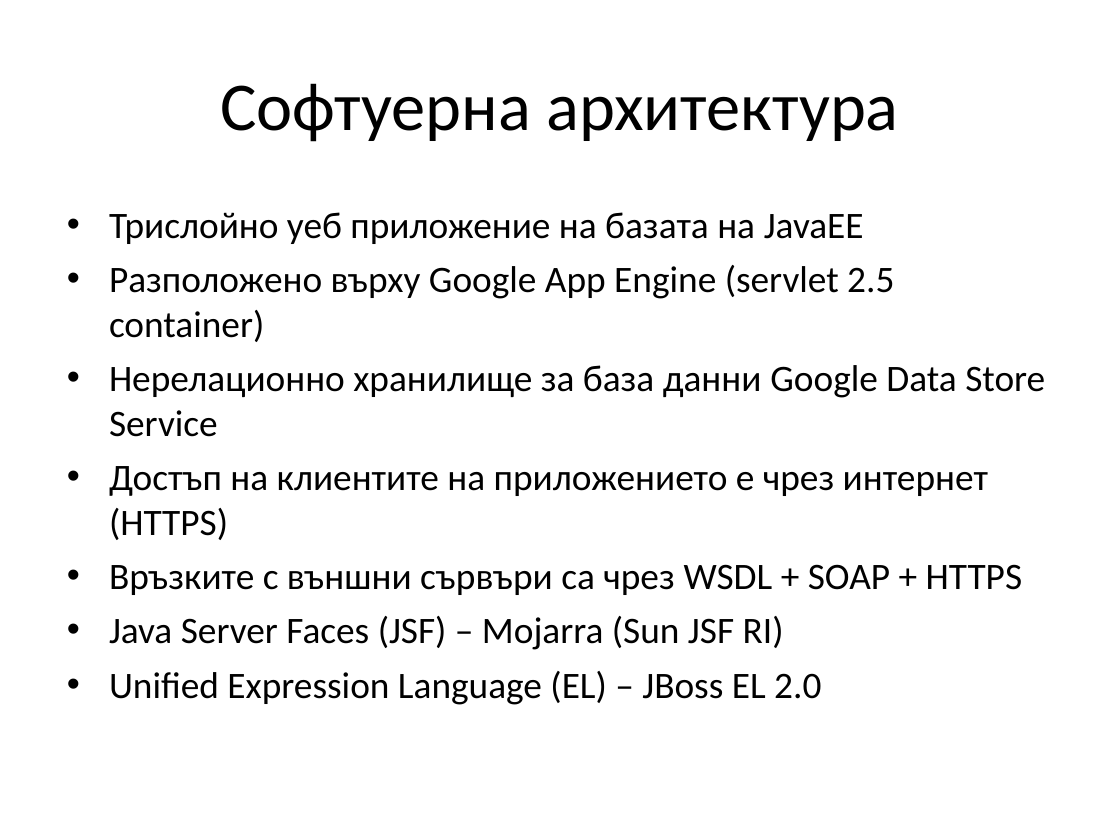
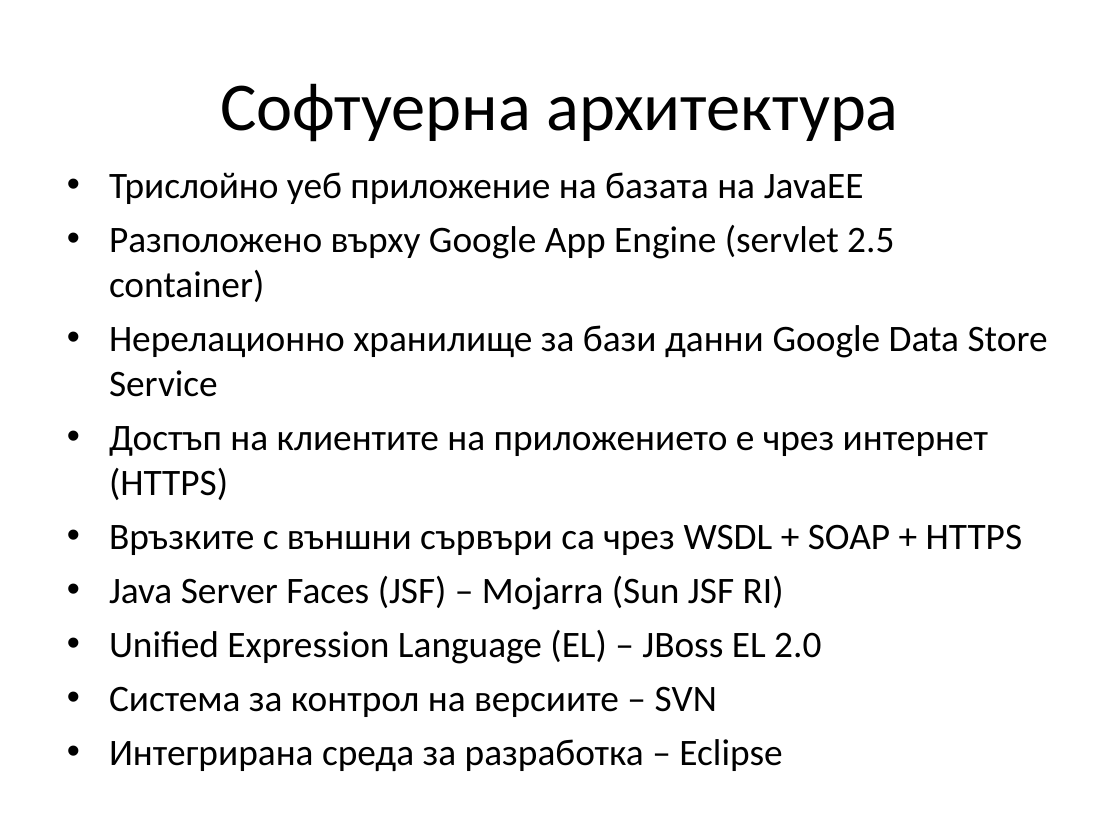
Before and after one commit to jasimcse/team2-strawberry, a slide deck: slide 7 of prezentaciq/venci.ppt (slide 6 before the commit). Drawn at 1120x840 pixels with LibreOffice and Linux fonts; fonts in the diff are those of the drawing. Boxes give left, top, right and bottom in pixels: in the first picture for what was removed or moved away, otherwise in the second. Text is boxed around its words. In the diff, an @@ line names an element or a change of style, - is before the commit and + after.

```diff
--- a/prezentaciq/venci.ppt
+++ b/prezentaciq/venci.ppt
@@ text "Трислойно уеб приложение на базата ...": place and size @@
-text "Трислойно уеб приложение на базата ..." at <box>109,212,1045,705</box>
+text "Трислойно уеб приложение на базата ..." at <box>109,172,1048,771</box>
@@ text at <box>109,325,1048,397</box>: text changed @@
-• Нерелационно хранилище за база данни Google Data Store Service
+• Нерелационно хранилище за бази данни Google Data Store Service
@@ text at <box>109,686,782,771</box>: paragraphs added @@
+• Система за контрол на версиите – SVN
+• Интегрирана среда за разработка – Eclipse
```
Also in this commit, not shown: 5 other slides changed, 9 slides added, 2 slides removed.
